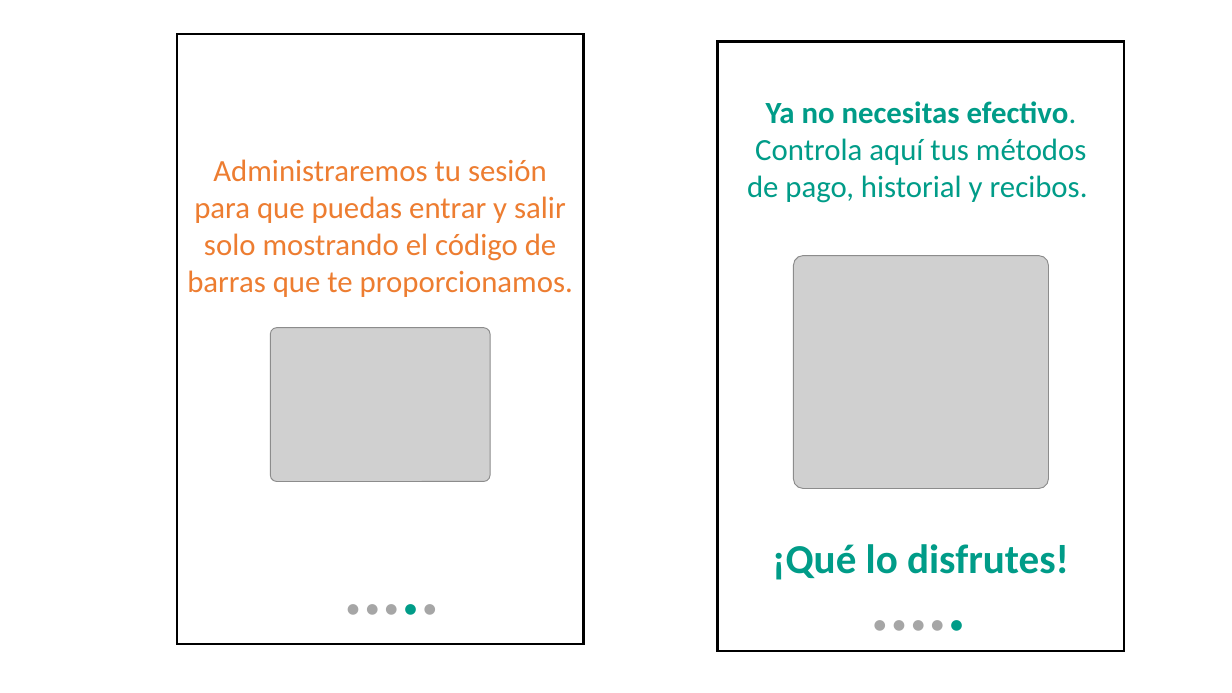
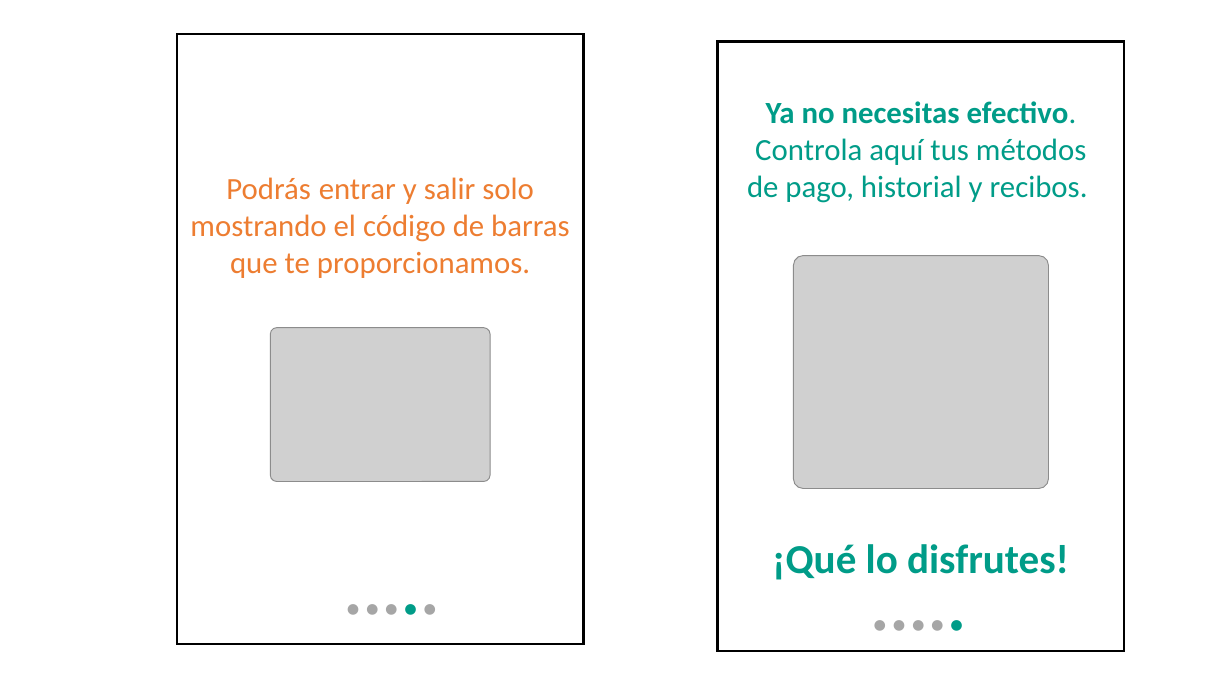
Before and after one commit to ajbeem/iotserver, a slide deck: slide 6 of documentation/MapaNavegacion.pptm. Drawn at 1232x693 pixels with LibreOffice and Linux fonts; fonts in the diff are those of the drawing; grey boxes stand for pictures. Boxes give left, top, right and bottom in pixels: in the first picture for what was removed or moved away, otherwise in the second. Text is boxed around its words. In the diff, an @@ line names an element or a change of style, - is before the commit and + after.

```diff
--- a/documentation/MapaNavegacion.pptm
+++ b/documentation/MapaNavegacion.pptm
@@ text in rectangle at (190,177,570,278): text changed @@
-Administraremos tu sesión para que puedas entrar y salir solo mostrando el código de barras que te proporcionamos.
+Podrás entrar y salir solo mostrando el código de barras que te proporcionamos.
```
Also in this commit, not shown: 5 other slides changed, 1 slide added, 4 other files.
